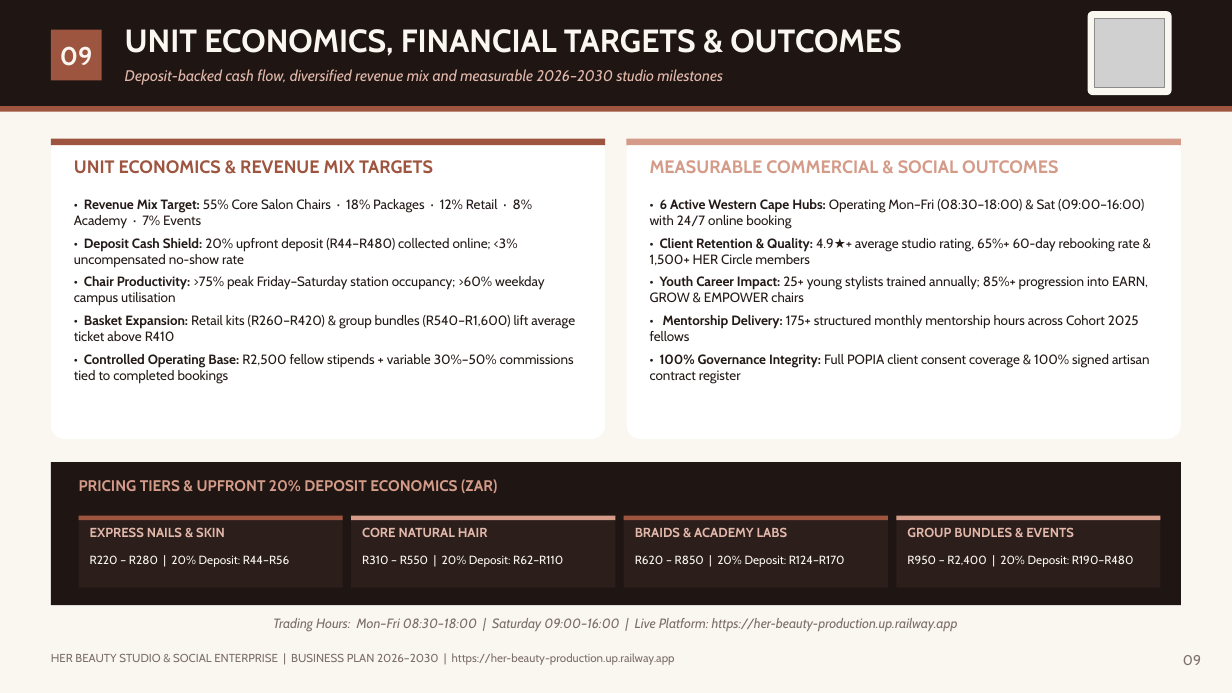
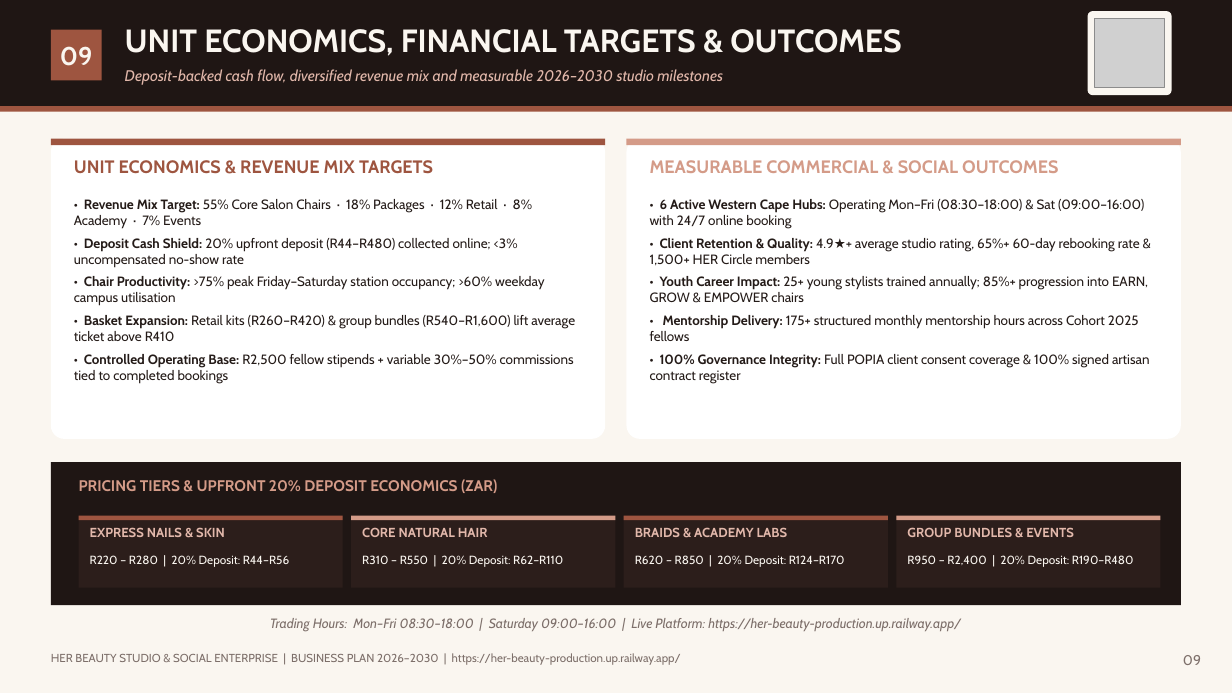
Before and after one commit to dr-rsmart/HER_Beauty, a slide deck: slide 10 of HER Beauty_Business_Plan.pptx. Drawn at 1232x693 pixels with LibreOffice and Linux fonts; fonts in the diff are those of the drawing; grey boxes stand for pictures. Boxes give left, top, right and bottom in pixels: in the first picture for what was removed or moved away, otherwise in the second. Text is boxed around its words. In the diff, an @@ line names an element or a change of style, - is before the commit and + after.

```diff
--- a/HER Beauty_Business_Plan.pptx
+++ b/HER Beauty_Business_Plan.pptx
@@ text at [270, 618, 961, 632]: text changed @@
-Trading Hours: Mon–Fri 08:30–18:00 | Saturday 09:00–16:00 | Live Platform: https://her-beauty-production.up.railway.app
+Trading Hours: Mon–Fri 08:30–18:00 | Saturday 09:00–16:00 | Live Platform: https://her-beauty-production.up.railway.app/
@@ text at [51, 653, 681, 665]: text changed @@
-HER BEAUTY STUDIO & SOCIAL ENTERPRISE | BUSINESS PLAN 2026–2030 | https://her-beauty-production.up.railway.app
+HER BEAUTY STUDIO & SOCIAL ENTERPRISE | BUSINESS PLAN 2026–2030 | https://her-beauty-production.up.railway.app/
```
Also in this commit, not shown: 10 other slides changed, 16 other files.
